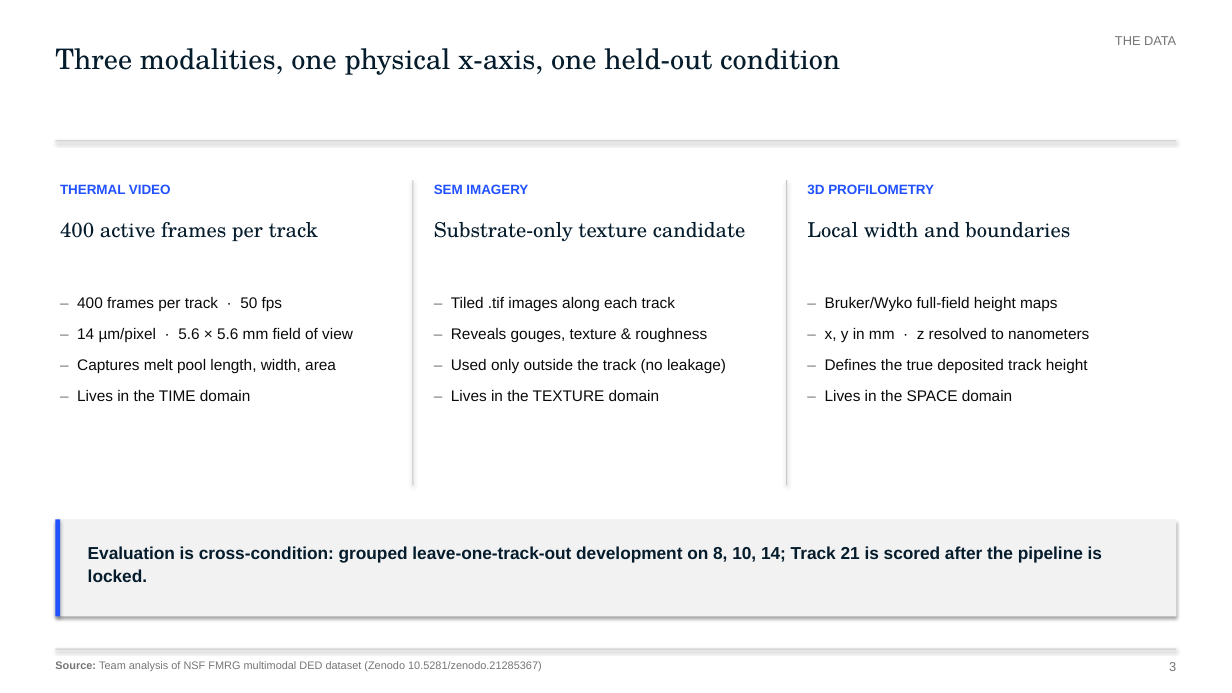
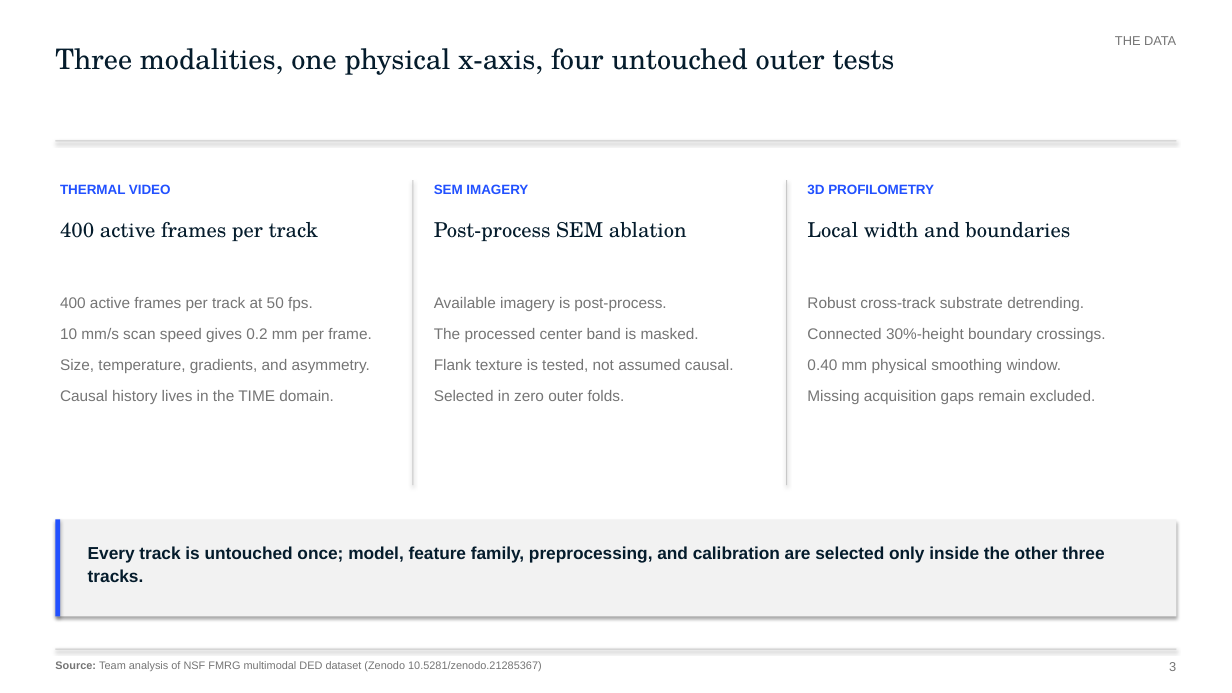
Before and after one commit to alphons3t/nsf-chuds, a slide deck: slide 3 of deliverables/presentation/FMRG_Final_Submission_Audited.pptx. Drawn at 1232x693 pixels with LibreOffice and Linux fonts; fonts in the diff are those of the drawing. Boxes give left, top, right and bottom in pixels: in the first picture for what was removed or moved away, otherwise in the second. Text is boxed around its words. In the diff, an @@ line names an element or a change of style, - is before the commit and + after.

```diff
--- a/deliverables/presentation/FMRG_Final_Submission_Audited.pptx
+++ b/deliverables/presentation/FMRG_Final_Submission_Audited.pptx
@@ text at (55, 48, 895, 75): text changed @@
-Three modalities, one physical x-axis, one held-out condition
+Three modalities, one physical x-axis, four untouched outer tests
@@ text at (434, 222, 687, 241): text changed @@
-Substrate-only texture candidate
+Post-process SEM ablation
@@ text at (60, 297, 372, 404): text changed; text colour #0A0A0A to #757575 @@
-– 400 frames per track · 50 fps
-– 14 µm/pixel · 5.6 × 5.6 mm field of view
-– Captures melt pool length, width, area
-– Lives in the TIME domain
+400 active frames per track at 50 fps.
+10 mm/s scan speed gives 0.2 mm per frame.
+Size, temperature, gradients, and asymmetry.
+Causal history lives in the TIME domain.
@@ text at (434, 297, 734, 401): text changed; text colour #0A0A0A to #757575 @@
-– Tiled .tif images along each track
-– Reveals gouges, texture & roughness
-– Used only outside the track (no leakage)
-– Lives in the TEXTURE domain
+Available imagery is post-process.
+The processed center band is masked.
+Flank texture is tested, not assumed causal.
+Selected in zero outer folds.
@@ text at (807, 297, 1105, 404): text changed; text colour #0A0A0A to #757575 @@
-– Bruker/Wyko full-field height maps
-– x, y in mm · z resolved to nanometers
-– Defines the true deposited track height
-– Lives in the SPACE domain
+Robust cross-track substrate detrending.
+Connected 30%-height boundary crossings.
+0.40 mm physical smoothing window.
+Missing acquisition gaps remain excluded.
@@ text at (88, 546, 1104, 582): text changed @@
-Evaluation is cross-condition: grouped leave-one-track-out development on 8, 10, 14; Track 21 is scored after the pipeline is locked.
+Every track is untouched once; model, feature family, preprocessing, and calibration are selected only inside the other three tracks.
```
Also in this commit, not shown: 9 other slides changed, 13 other files.
